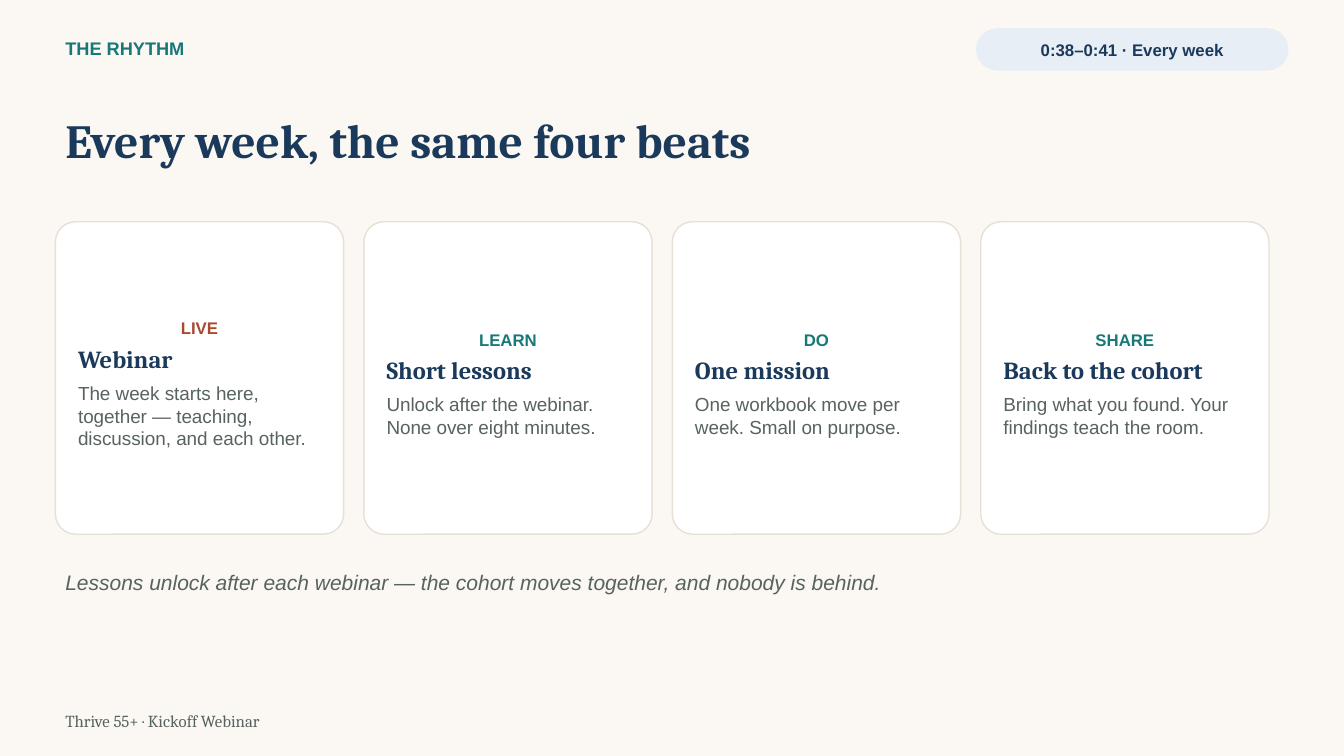
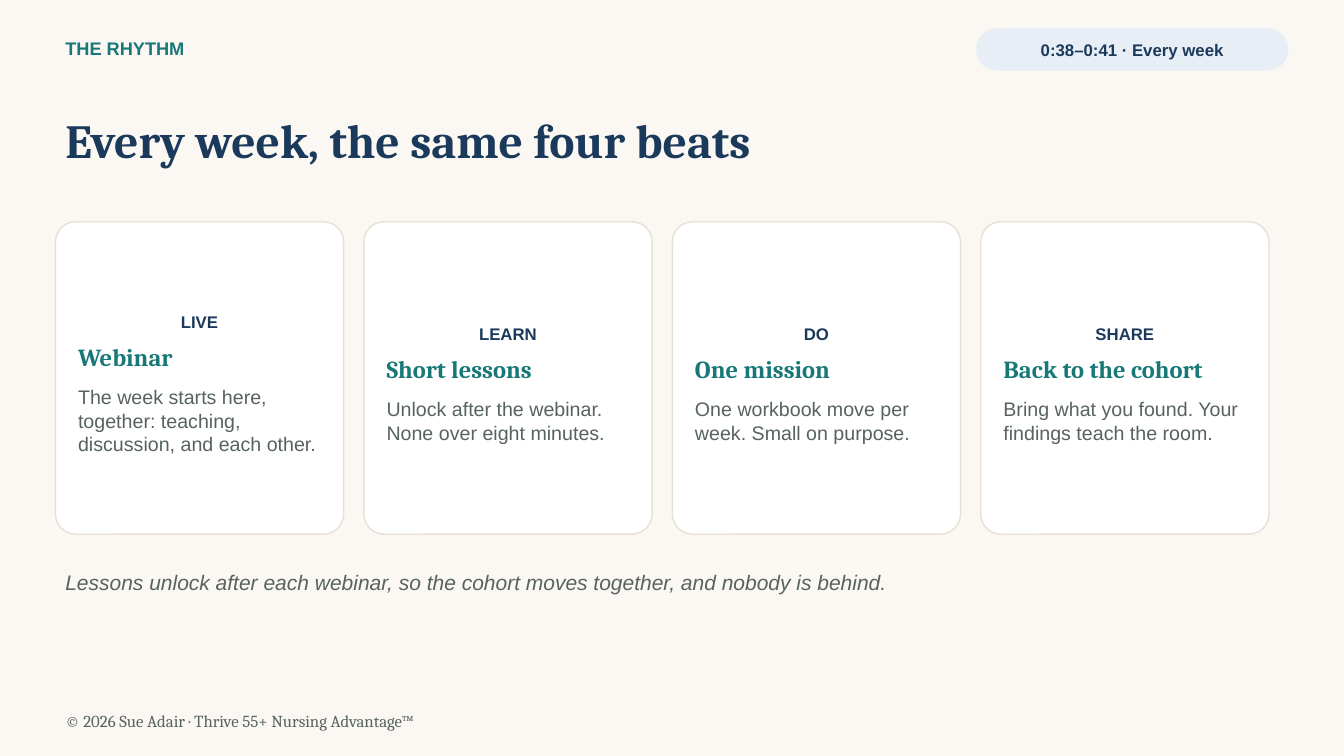
Before and after one commit to MissTully/Thrive-55, a slide deck: slide 12 of webinars/Thrive55_Week0_Kickoff_Zoom.pptx. Drawn at 1344x756 pixels with LibreOffice and Linux fonts; fonts in the diff are those of the drawing. Boxes give left, top, right and bottom in pixels: in the first picture for what was removed or moved away, otherwise in the second. Text is boxed around its words. In the diff, an @@ line names an element or a change of style, - is before the commit and + after.

```diff
--- a/webinars/Thrive55_Week0_Kickoff_Zoom.pptx
+++ b/webinars/Thrive55_Week0_Kickoff_Zoom.pptx
@@ rounded rectangle "LEARN" at (364,222,652,534): text colour #187878 to #1B3A5B in "LEARN"; text colour #1B3A5B to #187878 in "Short lessons"; size 13.5 to 14 pt in "Unlock after the webinar. None over eight ..."; more space between paragraphs @@
@@ rounded rectangle "DO" at (673,222,961,534): text colour #187878 to #1B3A5B in "DO"; text colour #1B3A5B to #187878 in "One mission"; size 13.5 to 14 pt in "One workbook move per week. Small on ..."; more space between paragraphs @@
@@ rounded rectangle "SHARE" at (981,222,1269,534): text colour #187878 to #1B3A5B in "SHARE"; text colour #1B3A5B to #187878 in "Back to the cohort"; size 13.5 to 14 pt in "Bring what you found. Your findings teach ..."; more space between paragraphs @@
@@ text in rounded rectangle at (78,316,218,366): text colour #A84A2E to #1B3A5B in "LIVE"; text colour #1B3A5B to #187878 in "Webinar"; more space between paragraphs @@
@@ text in rounded rectangle at (78,390,316,454): text changed; size 13.5 to 14 pt @@
-The week starts here, together — teaching, discussion, and each other.
+The week starts here, together: teaching, discussion, and each other.
@@ text at (65,575,886,594): text changed @@
-Lessons unlock after each webinar — the cohort moves together, and nobody is behind.
+Lessons unlock after each webinar, so the cohort moves together, and nobody is behind.
@@ text at (83,715,414,731): text changed @@
-Thrive 55+ · Kickoff Webinar
+© 2026 Sue Adair · Thrive 55+ Nursing Advantage™
```
Also in this commit, not shown: 16 other slides changed.
